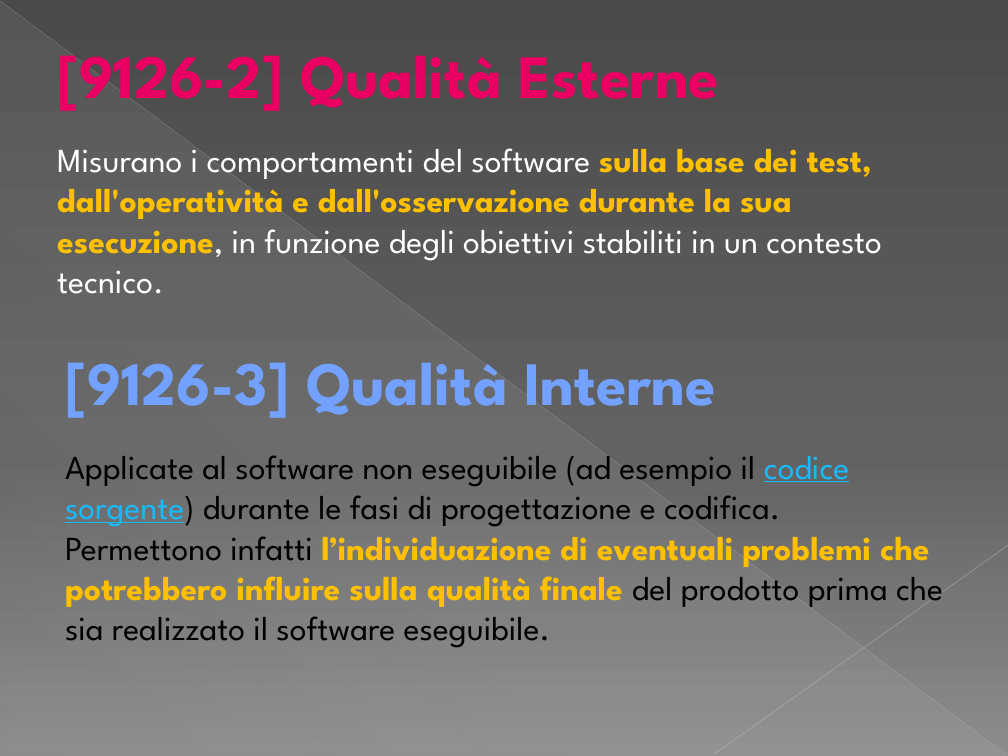
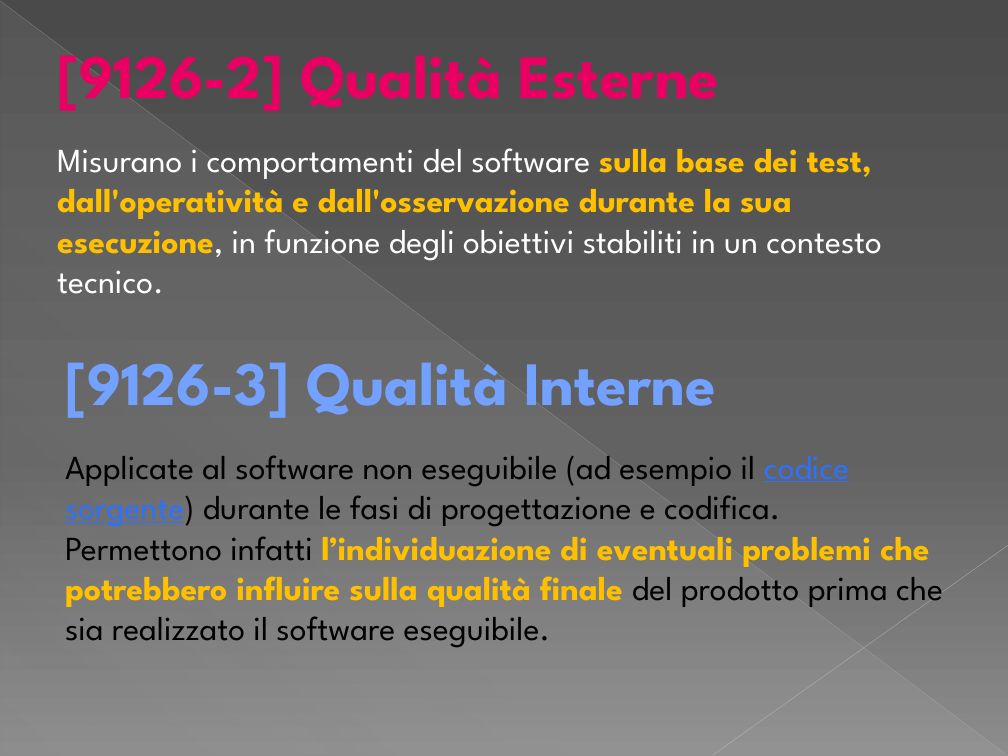
Before and after one commit to yan0z/ISW, a slide deck: slide 6 of Quesito 5 Team/Metrica – Linee di codice.pptx. Drawn at 1008x756 pixels with LibreOffice and Linux fonts; fonts in the diff are those of the drawing. Boxes give left, top, right and bottom in pixels: in the first picture for what was removed or moved away, otherwise in the second. Text is boxed around its words. In the diff, an @@ line names an element or a change of style, - is before the commit and + after.

```diff
--- a/Quesito 5 Team/Metrica – Linee di codice.pptx
+++ b/Quesito 5 Team/Metrica – Linee di codice.pptx
@@ text at [65,455,850,527]: text colour #17BBFD to #2C71FF in "codice sorgente)" @@
```
Also in this commit, not shown: 1 other slide changed.
